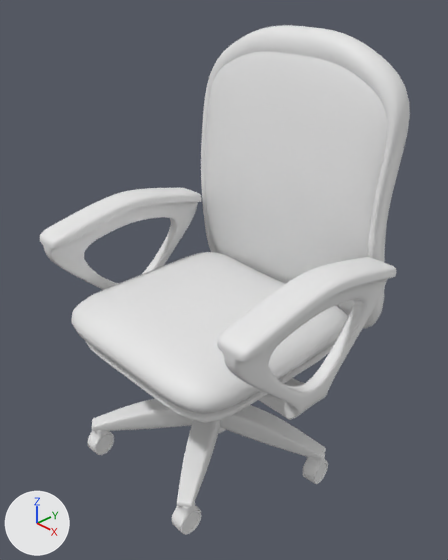
What one commit did to the Blender file chair.blend.
Camera for both pictures: a 50 mm lens placed at (3.05, -2.77, 1.69), pointed at (0.05, 0.1, -0.51). Lighting does not change. The marker at lower left points along +X, +Y and +Z.
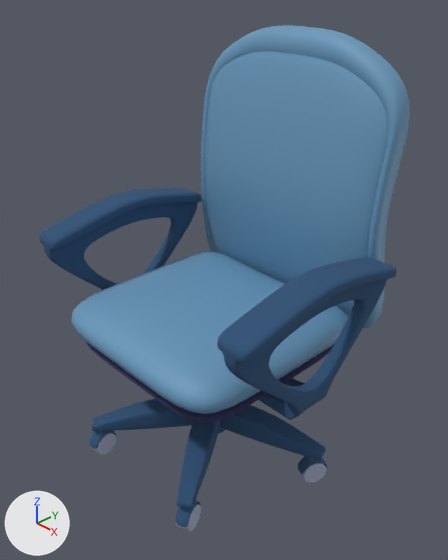
The change, as a list of edits to the scene's bpy script:
```text
Change me_cube_001:
    where me_cube_001.from_pydata(...)  # 42 vertices, 22 faces; spans x 0.73..0.99, y -1.0..0.0, z -1.0..1.35
    remove me_cube_001.materials.append(mat_material)  # white #e7e7e7
    add me_cube_001.materials.append(mat_material_001)  # blue #6696b9
Change me_cube_003:
    where me_cube_003.from_pydata(...)  # 32 vertices, 30 faces; spans x -1.0..1.0, y -1.0..0.97, z -1.0..1.0
    add me_cube_003.materials.append(mat_material_001)  # blue #6696b9
Change me_cube_004:
    where me_cube_004.from_pydata(...)  # 32 vertices, 30 faces; spans x -1.0..1.0, y -1.0..0.97, z -1.0..1.0
    add me_cube_004.materials.append(mat_material_003)  # dark blue #312f5a
Change me_cube_007:
    where me_cube_007.from_pydata(...)  # 40 vertices, 38 faces; spans x -1.0..1.0, y 0.23..2.23, z 1.76..3.76
    add me_cube_007.materials.append(mat_material_002)  # dark blue #2d5176
Change me_cube_008:
    where me_cube_008.from_pydata(...)  # 40 vertices, 38 faces; spans x -1.0..1.0, y 0.23..2.23, z 1.76..3.76
    add me_cube_008.materials.append(mat_material_002)  # dark blue #2d5176
Change me_cube_009:
    where me_cube_009.from_pydata(...)  # 40 vertices, 38 faces; spans x -1.0..1.0, y 0.23..2.23, z 1.76..3.76
    add me_cube_009.materials.append(mat_material_002)  # dark blue #2d5176
Change me_cube_010:
    where me_cube_010.from_pydata(...)  # 212 vertices, 212 faces; spans x -0.65..1.14, y -1.0..0.97, z -6.59..2.56
    add me_cube_010.materials.append(mat_material_002)  # dark blue #2d5176
Remove ob_wheel_3:
    ob_wheel_3 = bpy.data.objects.new('wheel 3', me_cylinder_006)
Remove ob_wheel_4:
    ob_wheel_4 = bpy.data.objects.new('wheel 4', me_cylinder_008)
Remove ob_wheel_5:
    ob_wheel_5 = bpy.data.objects.new('wheel 5', me_cylinder_009)
Add ob_cylinder_008:
    ob_cylinder_008 = bpy.data.objects.new('Cylinder.008', me_cylinder_004)  # 40 vertices, 38 faces; spans x -1.94..0.0, y -1.17..1.17, z -0.64..0.54; in mat_material_002 (dark blue #2d5176); modifiers SUBSURF
    ob_cylinder_008.location = (-0.542, -0.743, -1.966)
    ob_cylinder_008.rotation_euler = (-0.0991, 158.7, 0.0)  # degrees (-5.7, 93, 0)
    ob_cylinder_008.scale = (0.103, 0.103, 0.0942)
Add ob_cylinder_007:
    ob_cylinder_007 = bpy.data.objects.new('Cylinder.007', me_cylinder_001)  # modifiers SUBSURF
    ob_cylinder_007.location = (-0.546, -0.744, -1.966)
    ob_cylinder_007.rotation_euler = (-0.0991, 158.7, 0.0)  # degrees (-5.7, 93, 0)
    ob_cylinder_007.scale = (0.103, 0.103, 0.0556)
Add ob_cylinder_006:
    ob_cylinder_006 = bpy.data.objects.new('Cylinder.006', me_cylinder_004)  # 40 vertices, 38 faces; spans x -1.94..0.0, y -1.17..1.17, z -0.64..0.54; in mat_material_002 (dark blue #2d5176); modifiers SUBSURF
    ob_cylinder_006.location = (0.543, -0.732, -1.966)
    ob_cylinder_006.rotation_euler = (-0.363, 158.7, 0.0)  # degrees (-21, 93, 0)
    ob_cylinder_006.scale = (0.103, 0.103, 0.0942)
Add ob_cylinder_005:
    ob_cylinder_005 = bpy.data.objects.new('Cylinder.005', me_cylinder_001)  # modifiers SUBSURF
    ob_cylinder_005.location = (0.54, -0.733, -1.966)
    ob_cylinder_005.rotation_euler = (-0.363, 158.7, 0.0)  # degrees (-21, 93, 0)
    ob_cylinder_005.scale = (0.103, 0.103, 0.0556)
Add ob_cylinder_004:
    ob_cylinder_004 = bpy.data.objects.new('Cylinder.004', me_cylinder_004)  # 40 vertices, 38 faces; spans x -1.94..0.0, y -1.17..1.17, z -0.64..0.54; in mat_material_002 (dark blue #2d5176); modifiers SUBSURF
    ob_cylinder_004.location = (0.875, 0.283, -1.966)
    ob_cylinder_004.rotation_euler = (0.444, 158.7, 0.0)  # degrees (25, 93, 0)
    ob_cylinder_004.scale = (0.103, 0.103, 0.0942)
Add ob_cylinder_003:
    ob_cylinder_003 = bpy.data.objects.new('Cylinder.003', me_cylinder_001)  # modifiers SUBSURF
    ob_cylinder_003.location = (0.872, 0.284, -1.966)
    ob_cylinder_003.rotation_euler = (0.444, 158.7, 0.0)  # degrees (25, 93, 0)
    ob_cylinder_003.scale = (0.103, 0.103, 0.0556)
```

What differs and where, as boxes (x1, y1, x2, y2) in the pictures (448 x 560 px):
'Cube.001', recoloured (white to blue): (201, 25, 410, 328) in both
'Cube', recoloured (white to blue): (71, 252, 348, 414) in both
'Cube.008', recoloured (white to blue): (40, 188, 396, 420) in both
'Cube.007', recoloured (white to blue): (220, 405, 326, 460) in both
'Cube.006', recoloured (white to blue): (177, 420, 220, 508) in both
'Cube.005', recoloured (white to blue): (92, 399, 193, 431) in both
'Cube.002', recoloured (white to blue): (86, 342, 334, 423) in both
'wheel 4', deleted: before (172, 502, 202, 535)
'wheel 5', deleted: before (303, 453, 328, 484)
'wheel 3', deleted: before (87, 430, 114, 455)
'Cylinder.003', added: after (301, 463, 326, 483)
'Cylinder.007', added: after (91, 432, 116, 455)
'Cylinder.006', added: after (175, 499, 201, 527)
'Cylinder.005', added: after (176, 504, 201, 531)
'Cylinder.004', added: after (298, 456, 327, 474)
'Cylinder.008', added: after (89, 431, 116, 449)
